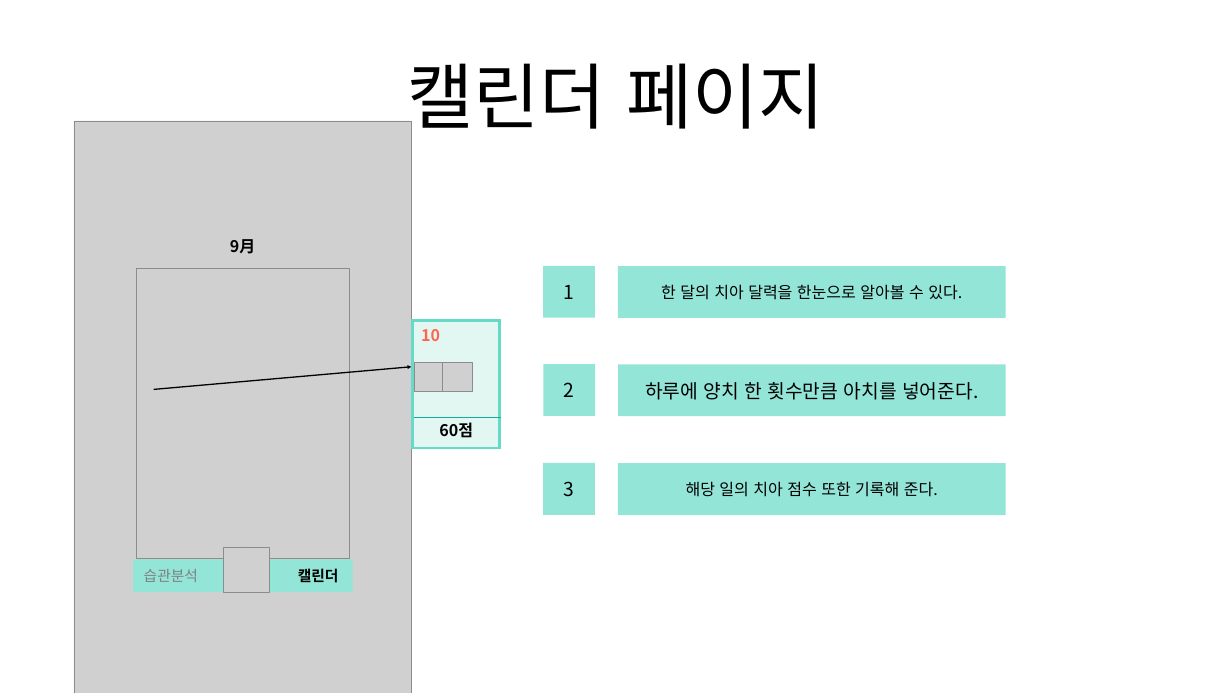
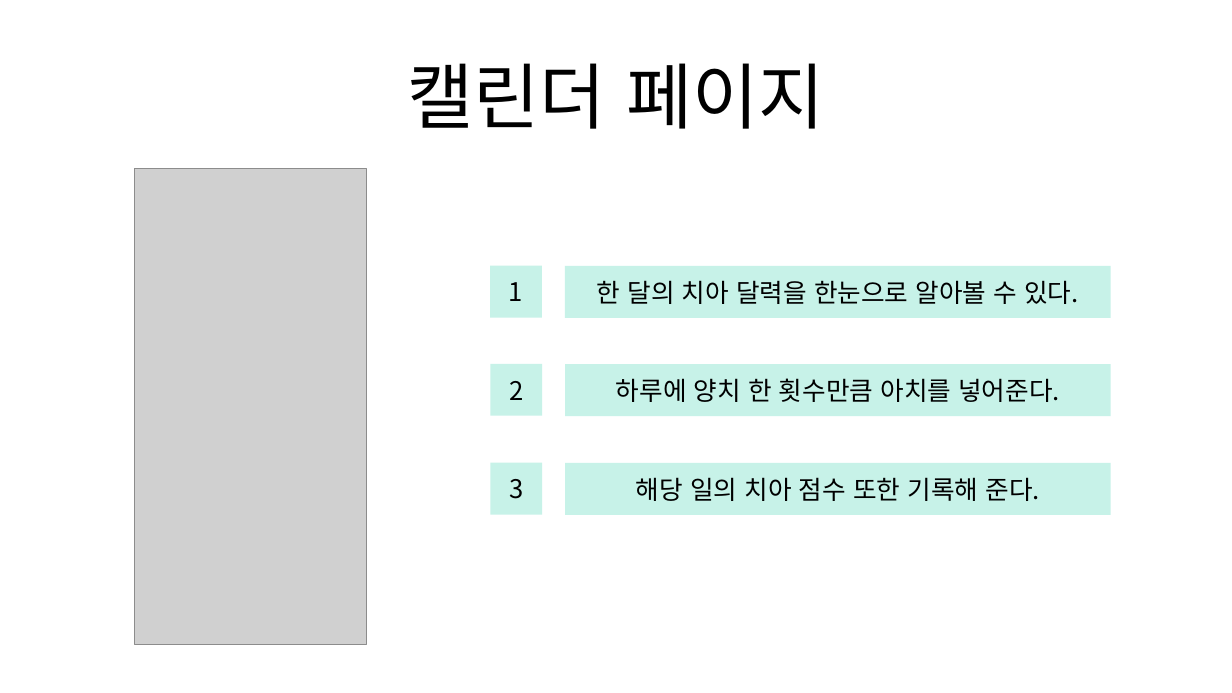
Before and after one commit to Team-Achi/Docs, a slide deck: slide 14 of 캡스톤디자인_5주차 발표자료_5조.pptx. Drawn at 1232x693 pixels with LibreOffice and Linux fonts; fonts in the diff are those of the drawing; grey boxes stand for pictures. Boxes give left, top, right and bottom in pixels: in the first picture for what was removed or moved away, otherwise in the second. Text is boxed around its words. In the diff, an @@ line names an element or a change of style, - is before the commit and + after.

```diff
--- a/캡스톤디자인_5주차 발표자료_5조.pptx
+++ b/캡스톤디자인_5주차 발표자료_5조.pptx
@@ picture resized from (x1=74, y1=121, x2=411, y2=693) to (x1=134, y1=168, x2=366, y2=644) @@
@@ text removed at (x1=230, y1=239, x2=256, y2=254) @@
-9月
@@ picture removed at (x1=137, y1=269, x2=349, y2=558) @@
@@ rectangle "한 달의 치아 달력을 한눈으로 ..." resized from (x1=618, y1=266, x2=1005, y2=318) to (x1=565, y1=266, x2=1111, y2=318) @@
@@ rectangle "한 달의 치아 달력을 한눈으로 ..." at (x1=565, y1=266, x2=1111, y2=318): size 25 to 40 pt; fill #93E5D7 to #C7F2E8 @@
@@ rectangle removed at (x1=413, y1=321, x2=499, y2=448) @@
@@ text removed at (x1=421, y1=329, x2=440, y2=341) @@
-10
@@ arrow removed from (154, 389) to (411, 367) @@
@@ picture removed at (x1=415, y1=362, x2=444, y2=392) @@
@@ picture removed at (x1=442, y1=362, x2=472, y2=392) @@
@@ size 30 to 40 pt; fill #93E5D7 to #C7F2E8 in 4 elements at (x1=490, y1=364, x2=542, y2=416), (x1=490, y1=266, x2=542, y2=317), (x1=490, y1=462, x2=542, y2=514), (x1=565, y1=364, x2=1111, y2=416) @@
@@ rectangle "하루에 양치 한 횟수만큼 아치를 ..." resized from (x1=618, y1=364, x2=1006, y2=416) to (x1=565, y1=364, x2=1111, y2=416) @@
@@ line removed from (413, 418) to (501, 418) @@
@@ text removed at (x1=439, y1=422, x2=473, y2=438) @@
-60점
@@ 3 rectangles moved together from (x1=543, y1=266, x2=595, y2=515) to (x1=490, y1=266, x2=542, y2=514) @@
@@ rectangle "해당 일의 치아 점수 또한 ..." at (x1=565, y1=463, x2=1111, y2=515): size 25 to 40 pt; fill #93E5D7 to #C7F2E8 @@
@@ rectangle "해당 일의 치아 점수 또한 ..." resized from (x1=618, y1=463, x2=1005, y2=515) to (x1=565, y1=463, x2=1111, y2=515) @@
@@ rectangle removed at (x1=133, y1=559, x2=209, y2=592) @@
-습관분석
@@ rectangle removed at (x1=209, y1=559, x2=284, y2=592) @@
@@ ellipse removed at (x1=224, y1=547, x2=269, y2=592) @@
@@ picture removed at (x1=224, y1=547, x2=269, y2=592) @@
@@ rectangle removed at (x1=284, y1=559, x2=352, y2=592) @@
-캘린더
```
Also in this commit, not shown: 6 other slides changed.
